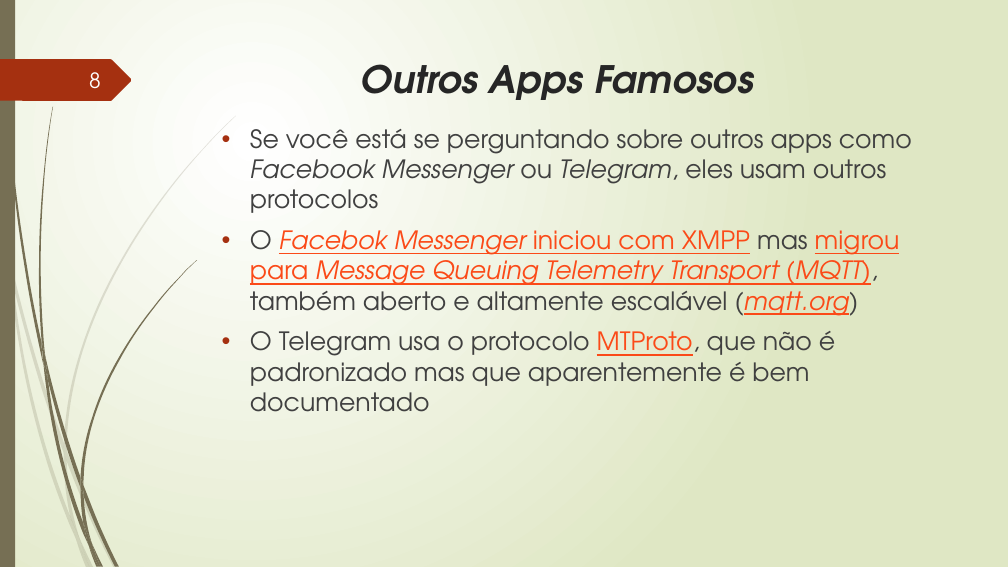
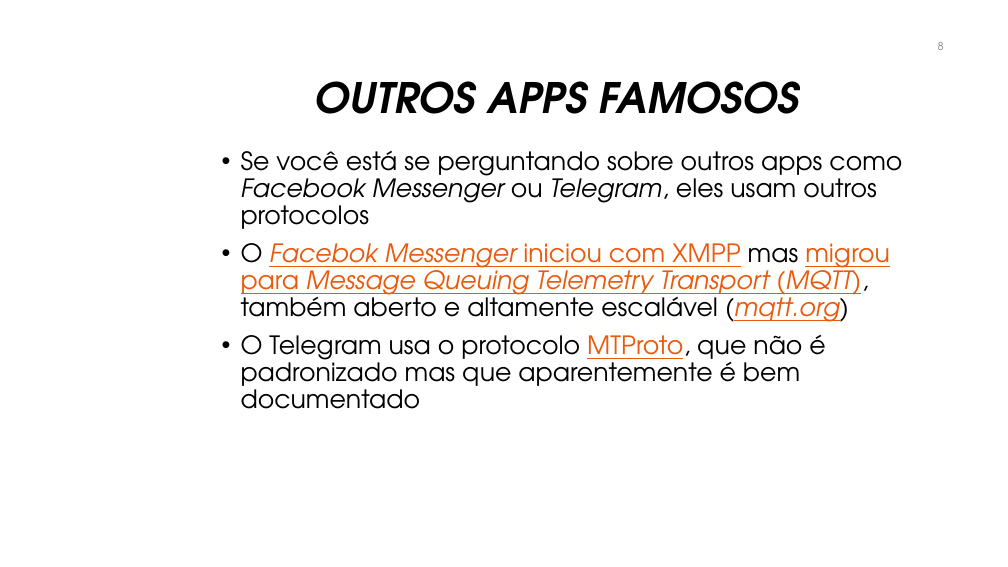
Before and after one commit to manoelcampos/sistemas-distribuidos, a slide deck: slide 8 of projects/06-xmpp-chat-client/xmpp.pptx. Drawn at 1008x567 pixels with LibreOffice and Linux fonts; fonts in the diff are those of the drawing; background and template pictures are left out. Boxes give left, top, right and bottom in pixels: in the first picture for what was removed or moved away, otherwise in the second. Text is boxed around its words. In the diff, an @@ line names an element or a change of style, - is before the commit and + after.

```diff
--- a/projects/06-xmpp-chat-client/xmpp.pptx
+++ b/projects/06-xmpp-chat-client/xmpp.pptx
@@ background gradient #FFFFFF to #DFE8C4 to #FFFFFF @@
@@ rectangle removed at (x1=0, y1=0, x2=15, y2=567) @@
@@ freeform shape removed at (x1=0, y1=59, x2=132, y2=101) @@
@@ title "OUTROS APPS FAMOSOS" at (x1=315, y1=81, x2=800, y2=114): vertical alignment top to middle @@
@@ page number moved from (x1=89, y1=72, x2=101, y2=89) to (x1=938, y1=42, x2=944, y2=50) @@
@@ page number at (x1=938, y1=42, x2=944, y2=50): size 20 to 10.5 pt, text colour #FEFFFF to #8C8C8C @@
@@ title at (x1=315, y1=81, x2=800, y2=114): text changed; size 36 to 40 pt; text colour #262626 to #000000 @@
-Outros Apps Famosos
+OUTROS APPS FAMOSOS
@@ text "Se você está se perguntando ..." moved from (x1=250, y1=129, x2=912, y2=412) to (x1=241, y1=151, x2=902, y2=409) @@
@@ text "Se você está se perguntando ..." at (x1=241, y1=151, x2=902, y2=409): text colour #404040 to #000000 in "Se você está se perguntando sobre outros ...", "O mas (MQTT), também aberto e altamente ...", "O Telegram usa o protocolo MTProto, que ..."; text colour #FB4A18 to #EA5A0C in "Facebok Messenger iniciou com XMPP migrou para ...", "MTProto,"; indent changed; line spacing 1 to 0.9 @@
@@ group removed at (x1=0, y1=116, x2=236, y2=567): 10 freeform shapes @@
@@ group removed at (x1=2, y1=0, x2=197, y2=567): 12 freeform shapes @@
```
Also in this commit, not shown: 16 other slides changed, 2 other files.
